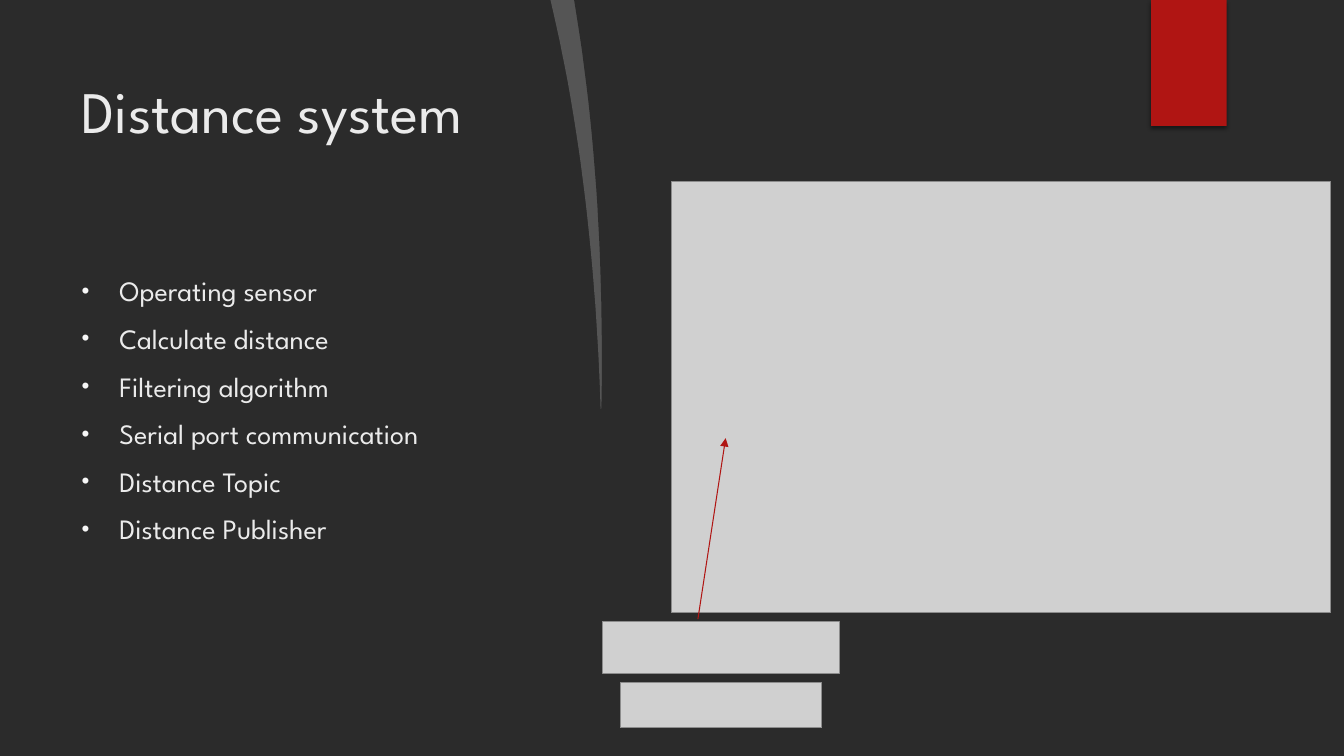
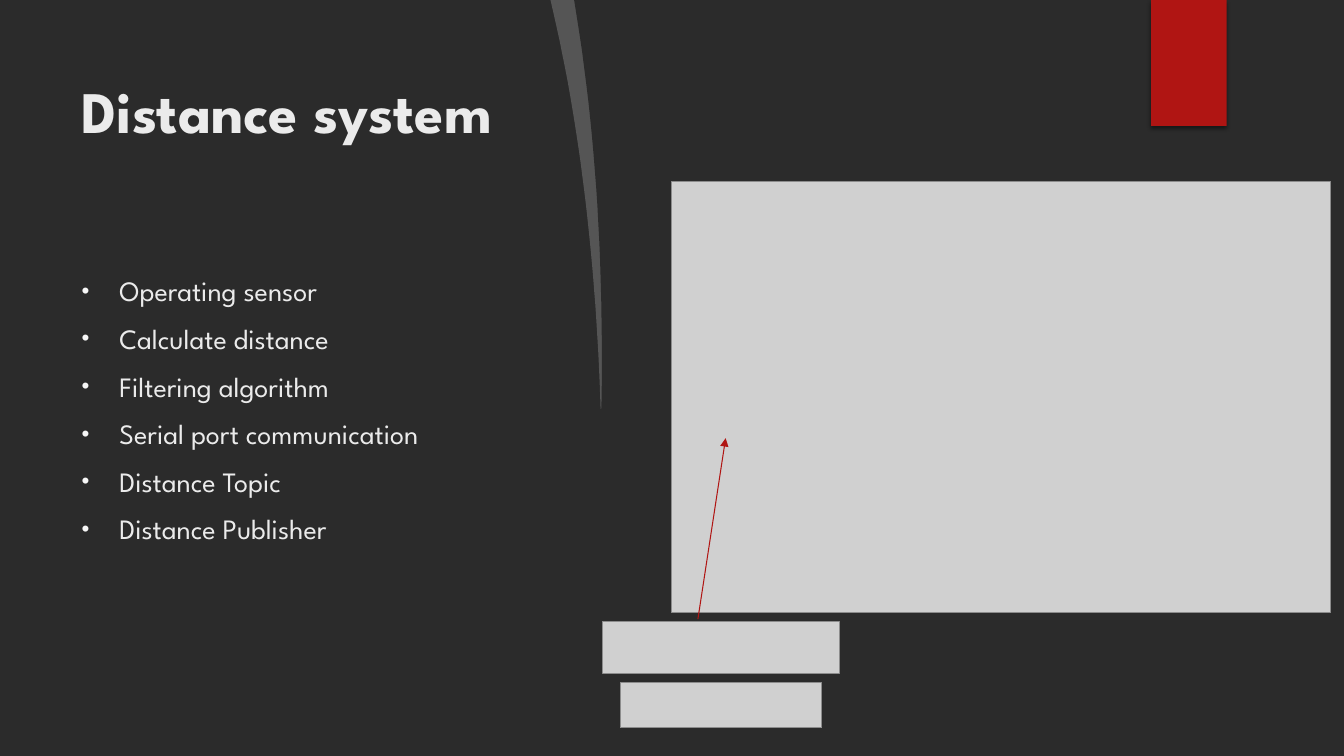
Before and after one commit to GJanos/DDS-RasPi4-ESP32-Communication, a slide deck: slide 3 of Documentation/Smart braking system.pptx. Drawn at 1344x756 pixels with LibreOffice and Linux fonts; fonts in the diff are those of the drawing; grey boxes stand for pictures; background and template pictures are left out; a plain dark background stands for a picture behind light text. Boxes give left, top, right and bottom in pixels: in the first picture for what was removed or moved away, otherwise in the second. Text is boxed around its words. In the diff, an @@ line names an element or a change of style, - is before the commit and + after.

```diff
--- a/Documentation/Smart braking system.pptx
+++ b/Documentation/Smart braking system.pptx
@@ title "Distance system" at (82,94,491,146): bold on @@
```
Also in this commit, not shown: 7 other slides changed, 4 other files.
